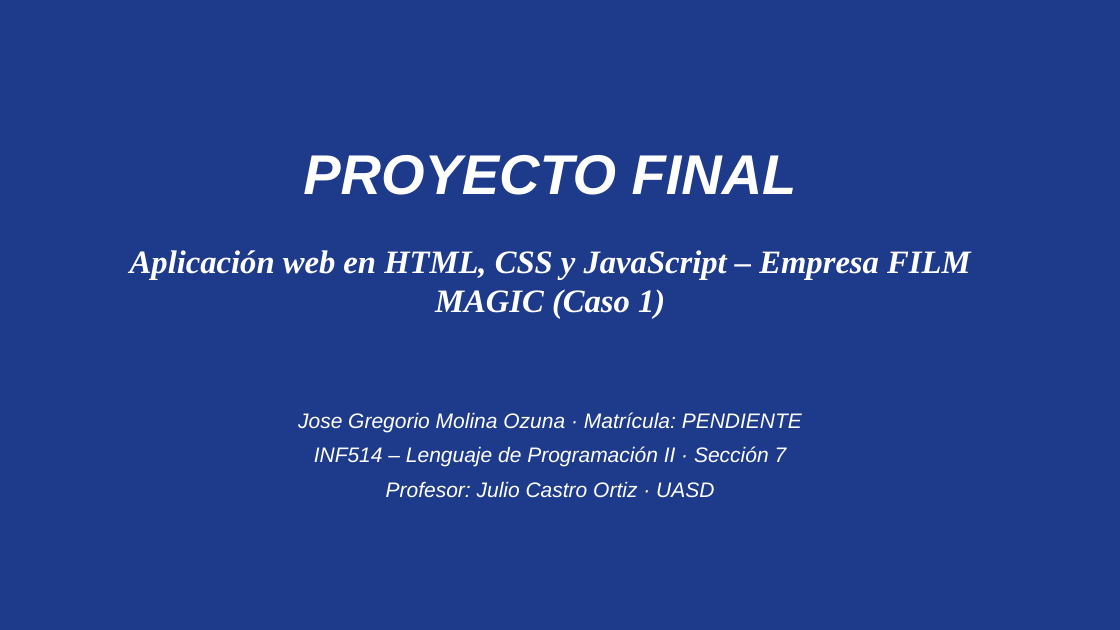
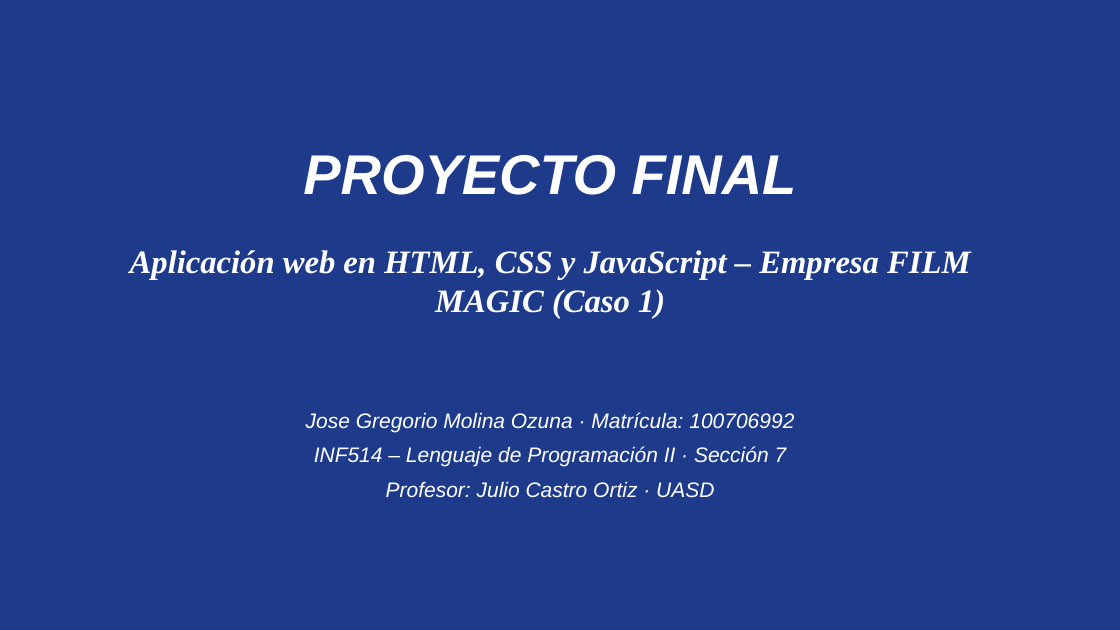
Before and after one commit to GREgori109/Proyectofinal-fi-magic, a slide deck: slide 1 of Presentacion_Proyecto_Final.pptx. Drawn at 1120x630 pixels with LibreOffice and Linux fonts; fonts in the diff are those of the drawing; background and template pictures are left out; a plain dark background stands for a picture behind light text. Boxes give left, top, right and bottom in pixels: in the first picture for what was removed or moved away, otherwise in the second. Text is boxed around its words. In the diff, an @@ line names an element or a change of style, - is before the commit and + after.

```diff
--- a/Presentacion_Proyecto_Final.pptx
+++ b/Presentacion_Proyecto_Final.pptx
@@ text at (x1=306, y1=412, x2=794, y2=432): text changed @@
-Jose Gregorio Molina Ozuna · Matrícula: PENDIENTE
+Jose Gregorio Molina Ozuna · Matrícula: 100706992
```
Also in this commit, not shown: 2 other slides changed, 1 slide added, 1 slide removed, 46 other files.
